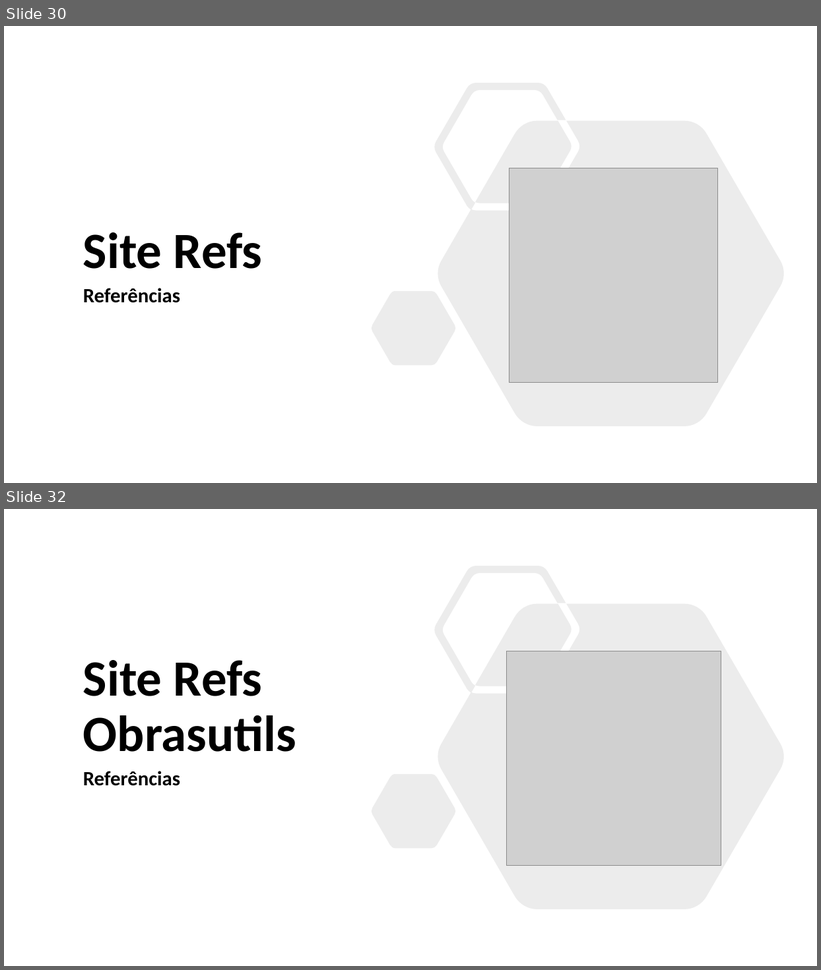
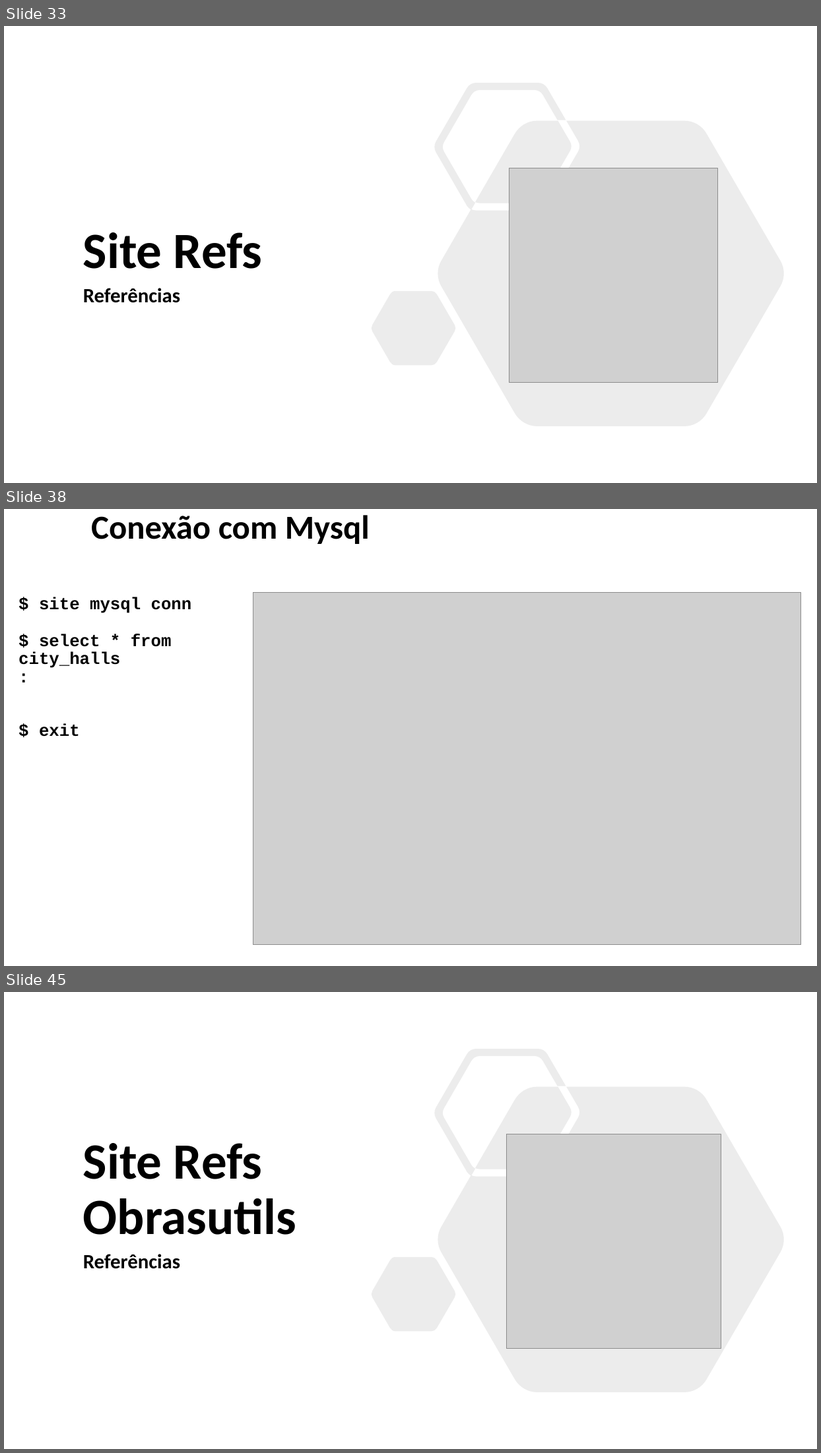
Before and after one commit to enogrob/research-obras-devtools, a slide deck: obras/obras-devtools.pptx. Shown one above the other, each under a label of ours: slides 30 and 32 before the commit, slides 33, 38 and 45 after it; the slides between them are not shown. The pictures are 821x970 and 821x1453 pixels, drawn with LibreOffice and Linux fonts; fonts in the diff are those of the drawing; grey boxes stand for pictures; background and template pictures are left out. Boxes give left, top, right and bottom in pixels: in the first picture for what was removed or moved away, otherwise in the second. Text is boxed around its words. In the diff, an @@ line names an element or a change of style, - is before the commit and + after.

```diff
--- a/obras/obras-devtools.pptx
+++ b/obras/obras-devtools.pptx
@@ slide 38 added at <box>4,509,817,966</box>, background #FFFFFF @@
@@ title added at <box>91,515,370,544</box>, 39.6 pt, text #000000, bold @@
+Conexão com Mysql
@@ text added at <box>19,597,192,737</box>, 20 pt, text #000000, bold @@
+$ site mysql conn
+$ select * from city_halls
+:
+$ exit
@@ picture added at <box>253,592,801,945</box> @@
@@ what was slide 30 is now slide 33 @@
@@ what was slide 32 is now slide 45 @@
```
Also in this commit, not shown: 19 slides changed, 12 other slides added.
